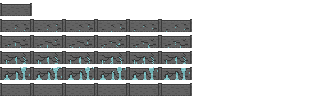
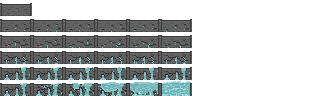
Two versions of the same layered image (320px x 96px). Layer-by-layer changes:
painted on "Drips" over bbox(4, 81, 191, 96)
painted on "Cracks" over bbox(4, 84, 188, 96)
painted on "Background" over bbox(20, 84, 190, 95)
